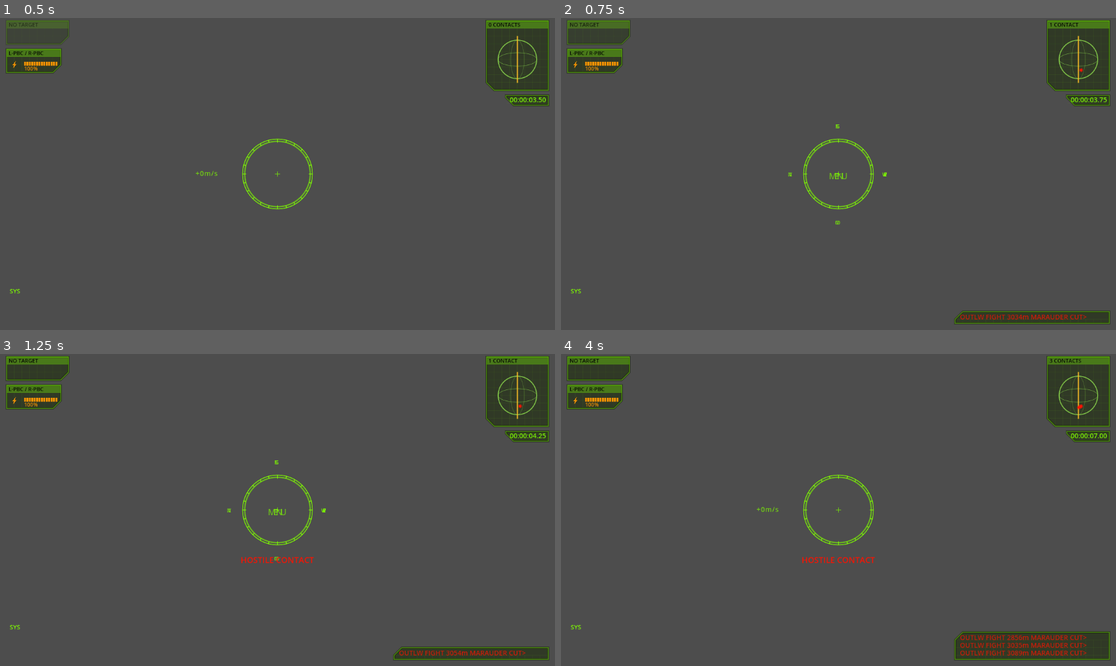
Above: before the commit, frames 1-4 (two rows, left to right).
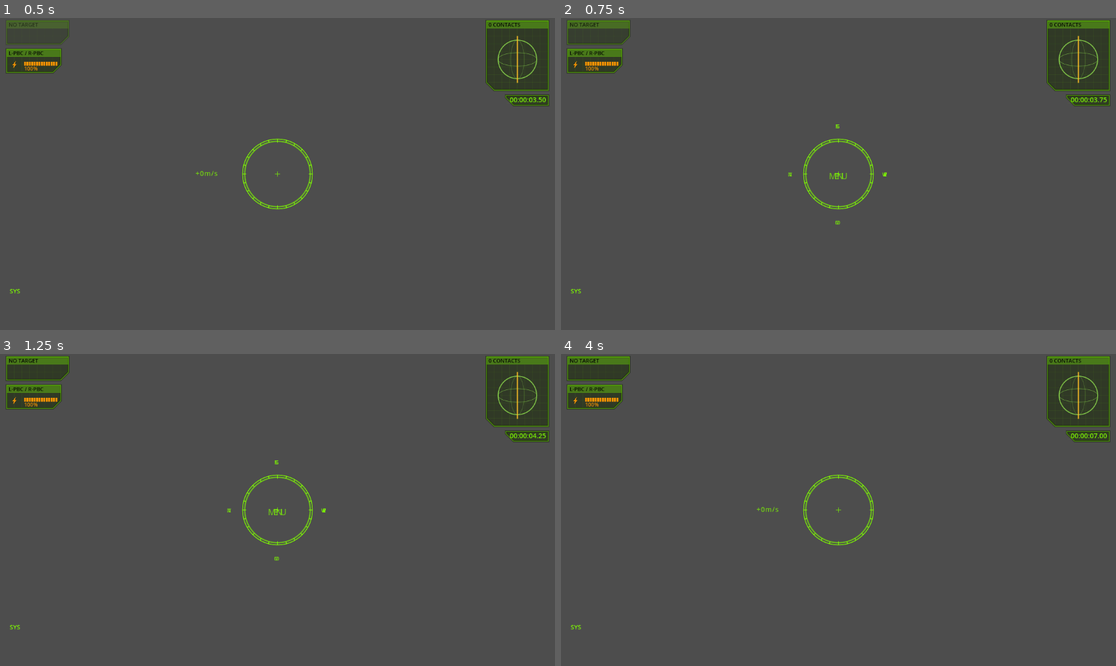
Above: after the commit, the same moments.

Repository: jleclanche/iw2-remaster
Game: Godot game, scene res://scenes/main.tscn
Two runs of this game, one before a commit and one after it. Both use one fixed random seed, a clock stepped at 60 frames per second and the inputs below.
Inputs (mouse positions are in pixels of both pictures, inside the frame that each line leads up to):
- Up to frame 1 (0.5 s): no input
- Up to frame 2 (0.75 s): tap Enter at 0.5 s; move the mouse to (960, 158) at 0.52 s; hold Right from 0.53 s (still down); tap H at 0.6 s; click (960, 158) at 0.67 s
- Up to frame 3 (1.25 s): keep holding Right; tap Space at 0.77, 1.07 s
- Up to frame 4 (4 s): release Right at 1.25 s; tap Space at 1.25, 2.75, 3.77 s; drag from (727, 525) to (810, 572) at 1.27 s; tap Enter at 2, 3.5 s; move the mouse to (894, 441) at 2.02 s; hold Right 2.03-2.75 s; hold Enter 2.03-2.75 s; tap H at 2.3, 3.8 s; drag from (810, 572) to (672, 463) at 2.77 s; move the mouse to (1005, 556) at 3.52 s; hold Left from 3.53 s (still down); tap Backspace at 3.6 s

Frame 1 is identical in both runs. In frame 2, 1.3% of the frame differs, in the area x 70-99%, y 1-99%; in frame 3, 1.4%; in frame 4, 2.8%, in the area x 43-99%, y 1-99%.
Error in both runs: Unable to iterate on object of type 'Nil'. (res://scripts/pog/natives/world.gd:265)

Commit message:
Combat AI: the icAIAttackAgent maneuver cycle, extracted
Attack ships now fly the original's maneuvers instead of beelining:
STRAFE (weaving passes through the target, lateral ring 3x target
radius, side flips each pass), TAILBITE (sit on the tail at
lerp(.9,1.1)*halfrange), GUNPLATFORM (hold 3km, speed 50), FACING
(nose-on joust at radius*0.05 speed) -- re-rolled every 60 s
(m_maximum_target_kill_time), never repeating. halfrange = min gun
range/2 clamped [3000,20000]. All constants dumped from iwar2.dll
(GetSensibleManeuver 0x50280 et al). Guns fire whenever the lead point
bears, independent of the maneuver goal.

Also: the dev H-key hostile spawner is demo-only now -- pressing H in
the campaign was the "why is there a marauder" mystery.

Co-Authored-By: Claude Fable 5 <noreply@anthropic.com>

Diff:
--- a/game/scripts/ai_ship.gd
+++ b/game/scripts/ai_ship.gd
@@ -186,16 +186,109 @@
 	_steer_toward(target, delta)
 	set_speed = max_speed.z * 0.5
 
+# --- icAIAttackAgent: the dogfight is a MANEUVER CYCLE ------------------------
+# Extracted from iwar2.dll (Construct 0x4faa0, GetSensibleManeuver 0x50280,
+# Strafe 0x4fe80, TailBite 0x4ff90, GunPlatform 0x50040, FacingAttack 0x500d0,
+# GetNewStrafeVector 0x4fda0, Think 0x504a0; constants dumped from the image):
+#   halfrange = min(gun range) / 2, clamped [3000, 20000] (MinHalfWeaponsRange
+#     0x501d0; caps DAT_1011a194 / immediate 20000)
+#   STRAFE   goal = target + fwd x lerp(2.0, 2.5)*halfrange (cap 10 km,
+#     DAT_1011a190/1011a18c) plus a lateral ring offset of 3x the target's
+#     radius (DAT_10118490) whose side FLIPS on every pass (GetNewStrafeVector
+#     negates z); cruise at lerp(0.1, 0.2) x dist (DAT_101184b0/101184ac).
+#     Reaching the goal re-rolls the ring and swings back THROUGH the target:
+#     the weaving gun pass.
+#   TAILBITE goal = target - fwd x lerp(0.9, 1.1)*halfrange (DAT_1011951c/
+#     10119e94, cap 10 km), speed 0.2 x dist: sit on the tail.
+#   GUNPLATFORM hold radius lerp(0.9, 1.1)*halfrange (cap 3 km), speed 50
+#     (0x42480000): capital hulls (ship types 0x1b/0x1c/0x1d) always use this.
+#   FACING   hold radius lerp(0.9, 1.1)*halfrange + 1000 (DAT_1011945c, cap
+#     3 km) nose-on, speed radius x 0.05 (DAT_1011a198): the joust.
+# The maneuver re-rolls every 60 s (m_maximum_target_kill_time) or when its
+# goal completes, never repeating the previous pick (Think's do/while). The
+# full pick heuristics weigh group counts and agility (CalculateStanding);
+# we keep the engine's own four-way random fallback.
+const ATK_STRAFE := 0
+const ATK_TAILBITE := 1
+const ATK_GUNPLATFORM := 2
+const ATK_FACING := 3
+const ATK_KILL_TIME := 60.0        # m_maximum_target_kill_time
+var _atk_mode := -1
+var _atk_timer := 0.0
+var _atk_dist := 3000.0
+var _atk_side := 1.0               # strafe z sign, flipped each pass
+var _atk_lat := Vector2.ZERO       # strafe ring offset, target-frame x/y
+var _atk_speed_frac := 0.15
+var _half_range := 3375.0          # light PBC: 4500*1.5/2
+
+func _new_strafe_ring(target: Node3D) -> void:
+	# GetNewStrafeVector: a random direction in the ring plane, normalised,
+	# scaled by 3x the target's radius; z (the pass side) flips every call
+	var tr := 30.0
+	if "radius" in target:
+		tr = maxf(float(target.radius), 10.0)
+	var a := randf() * TAU
+	_atk_lat = Vector2(cos(a), sin(a)) * tr * 3.0
+
+func _pick_attack(target: Node3D) -> void:
+	var prev := _atk_mode
+	_atk_mode = randi() % 4
+	if _atk_mode == prev:
+		_atk_mode = (_atk_mode + 1 + randi() % 3) % 4
+	_atk_timer = ATK_KILL_TIME
+	var lr := randf()
+	match _atk_mode:
+		ATK_STRAFE:
+			_atk_dist = minf(lerpf(2.0, 2.5, lr) * _half_range, 10000.0)
+			_atk_speed_frac = lerpf(0.1, 0.2, randf())
+			_atk_side = 1.0
+			_new_strafe_ring(target)
+		ATK_TAILBITE:
+			_atk_dist = minf(lerpf(0.9, 1.1, lr) * _half_range, 10000.0)
+		ATK_GUNPLATFORM:
+			_atk_dist = minf(lerpf(0.9, 1.1, lr) * _half_range, 3000.0)
+		ATK_FACING:
+			_atk_dist = minf(lerpf(0.9, 1.1, lr) * _half_range + 1000.0, 3000.0)
+
 func _attack(delta: float) -> void:
 	if main == null or main.ship == null:
 		return
 	var player: ShipFlight = main.ship
-	# lead the target: aim where the player will be when the bolt arrives
+	_atk_timer -= delta
+	if _atk_mode < 0 or _atk_timer <= 0.0:
+		_pick_attack(player)
+	var tb := player.global_transform.basis
+	var tfwd: Vector3 = -tb.z
+	var goal: Vector3 = player.global_position
+	var speed := max_speed.z
+	match _atk_mode:
+		ATK_STRAFE:
+			goal = player.global_position + tfwd * _atk_dist * _atk_side \
+				+ tb.x * _atk_lat.x + tb.y * _atk_lat.y
+			speed = maxf(_atk_speed_frac * _atk_dist, 80.0)
+			if global_position.distance_to(goal) < 300.0:
+				_atk_side = -_atk_side   # swing back through the target
+				_new_strafe_ring(player)
+		ATK_TAILBITE:
+			goal = player.global_position - tfwd * _atk_dist
+			speed = 0.2 * _atk_dist
+		ATK_GUNPLATFORM:
+			var away := (global_position - player.global_position).normalized()
+			goal = player.global_position + away * _atk_dist
+			speed = 50.0
+		ATK_FACING:
+			var away := (global_position - player.global_position).normalized()
+			goal = player.global_position + away * _atk_dist
+			speed = _atk_dist * 0.05
+	_steer_toward(goal, delta)
+	set_speed = clampf(speed, 30.0, max_speed.z)
+	# fire whenever the LEAD POINT happens to bear, regardless of maneuver:
+	# aim where the player will be when the bolt arrives
 	var dist := global_position.distance_to(player.global_position)
 	var tof := dist / bolt_speed
 	var aim: Vector3 = player.global_position + (player.velocity - velocity) * tof
-	var angle := _steer_toward(aim, delta)
-	set_speed = max_speed.z if dist > 1200.0 else max_speed.z * 0.35
+	var la := (aim - global_position) * global_transform.basis
+	var angle := Vector2(atan2(la.y, -la.z), atan2(-la.x, -la.z)).length()
 	# a fully disrupted ship cannot fire (iiWeapon::IsReadyToFire 0x1003cb80:
 	# the disrupted flag 0x10 returns eFireResult 6)
 	if disrupt_time > 0.0 and disrupt_full:
--- a/game/scripts/main.gd
+++ b/game/scripts/main.gd
@@ -1694,9 +1694,12 @@
 				_try_jump()
 			KEY_K:
 				_cycle_route()
-			KEY_H:  # dev: spawn hostile
-				spawn_hostile(ship.global_position +
-					-ship.global_transform.basis.z * 3000.0 + Vector3(400, 200, 0))
+			KEY_H:  # dev: spawn hostile (demo/check builds only -- a stray H
+				# in the campaign summoned a marauder out of nowhere)
+				if demo:
+					spawn_hostile(ship.global_position +
+						-ship.global_transform.basis.z * 3000.0
+						+ Vector3(400, 200, 0))
 
 func _target_pos() -> Vector3:
 	if target_ai != null and is_instance_valid(target_ai):
Not shown, changed: docs/combat.md
